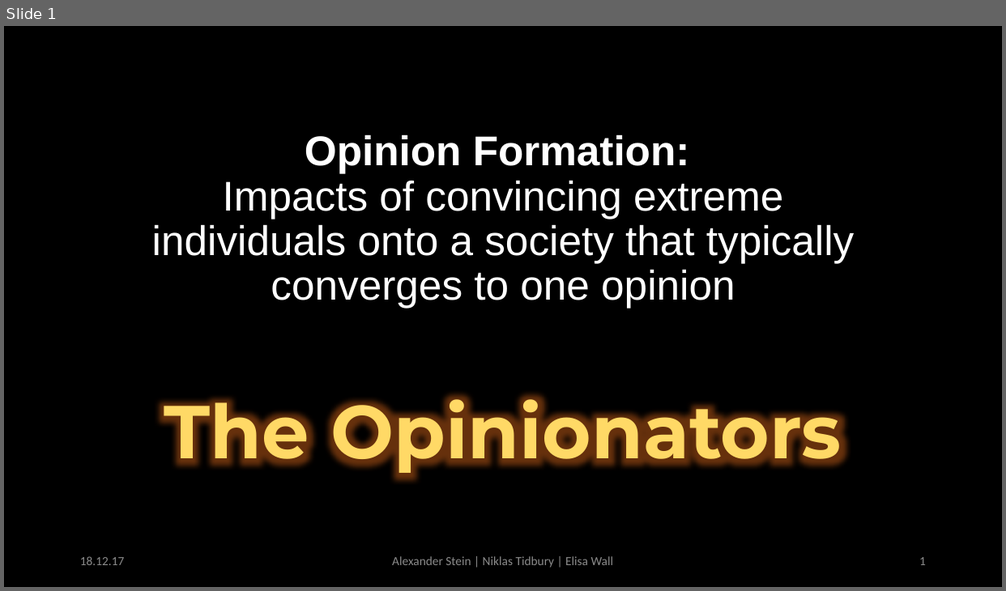
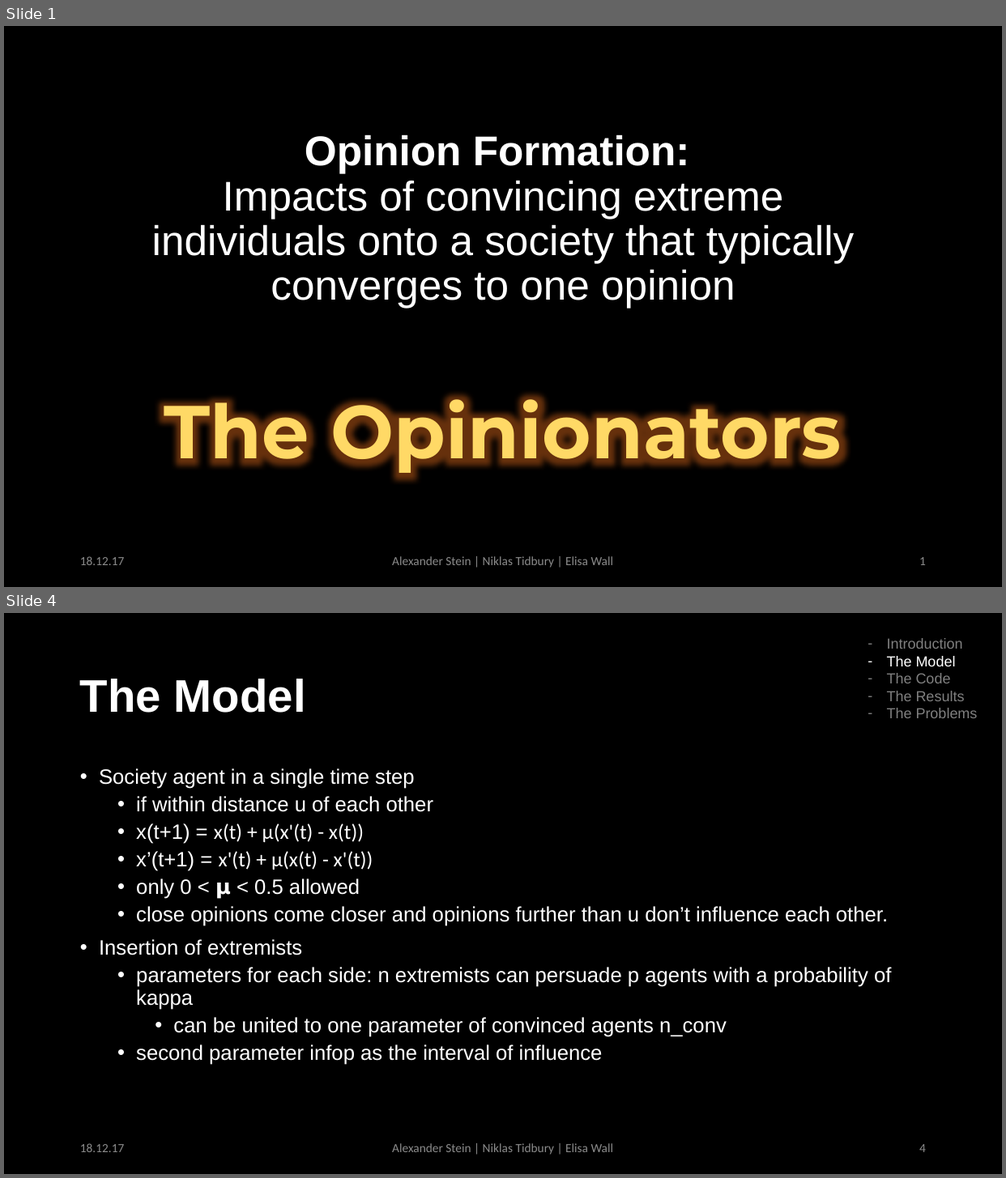
Before and after one commit to ntidbury/OpinionFormation_STW, a slide deck: presentation/The_Powerpoint.pptx. Shown one above the other, each under a label of ours: slide 1 before the commit, slides 1 and 4 after it; the slides between them are not shown. The pictures are 1006x591 and 1006x1178 pixels, drawn with LibreOffice and Linux fonts; fonts in the diff are those of the drawing. Boxes give left, top, right and bottom in pixels: in the first picture for what was removed or moved away, otherwise in the second. Text is boxed around its words. In the diff, an @@ line names an element or a change of style, - is before the commit and + after.

Commit message:
added final ppt

```diff
--- a/presentation/The_Powerpoint.pptx
+++ b/presentation/The_Powerpoint.pptx
@@ slide 4 added at box(4, 613, 1002, 1174), background #000000 @@
@@ text added at box(887, 638, 978, 718), 14 pt, text #808080 @@
+– Introduction
+– The Model
+– The Code
+– The Results
+– The Problems
@@ title added at box(80, 679, 306, 713), 44 pt, text #FFFFFF, bold @@
+The Model
@@ text added at box(99, 769, 891, 1065), 20 pt, text #FFFFFF @@
+• Society agent in a single time step
+  • if within distance u of each other
+  • x(t+1) = x(t) + µ(x'(t) - x(t))
+  • x’(t+1) = x'(t) + µ(x(t) - x'(t))
+  • only 0 < 𝝻 < 0.5 allowed
+  • close opinions come closer and opinions further than u don’t influence each other.
+• Insertion of extremists
+  • parameters for each side: n extremists can persuade p agents with a probability of kappa
+    • can be united to one parameter of convinced agents n_conv
+  • second parameter infop as the interval of influence
@@ text added at box(80, 1144, 124, 1152), 12 pt, text #8C8C8C @@
+18.12.17
@@ text added at box(392, 1144, 614, 1155), 12 pt, text #8C8C8C @@
+Alexander Stein | Niklas Tidbury | Elisa Wall
@@ page number added at box(919, 1144, 926, 1152), 12 pt, text #8C8C8C @@
+4
```
Also in this commit, not shown: 6 slides changed, 6 other slides added.
